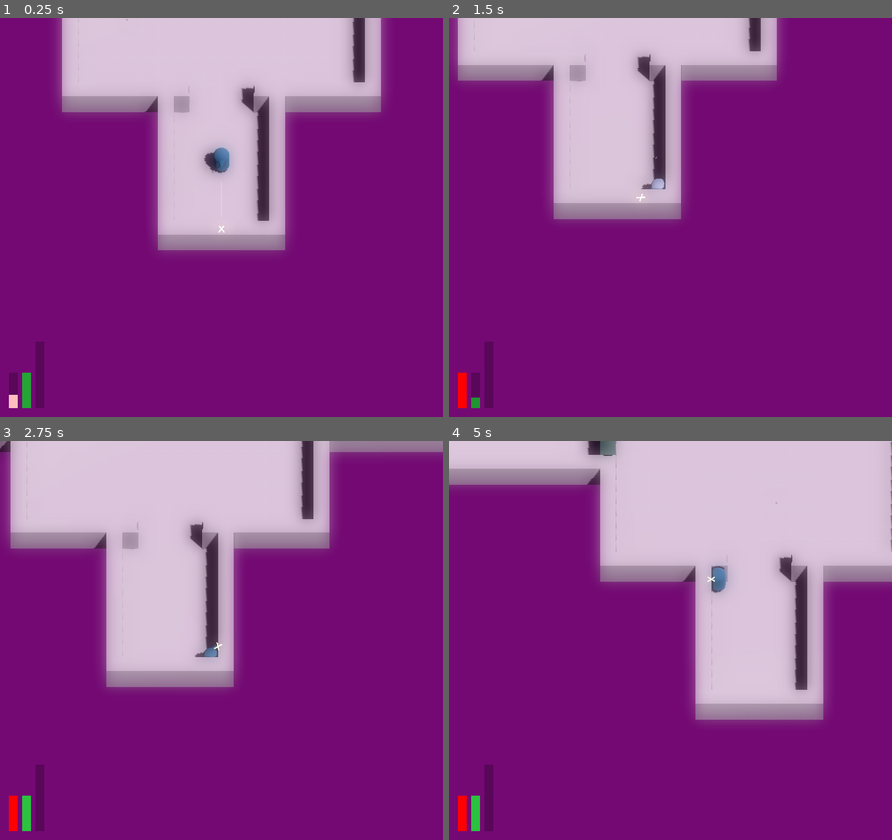
Above: before the commit, frames 1-4 (two rows, left to right).
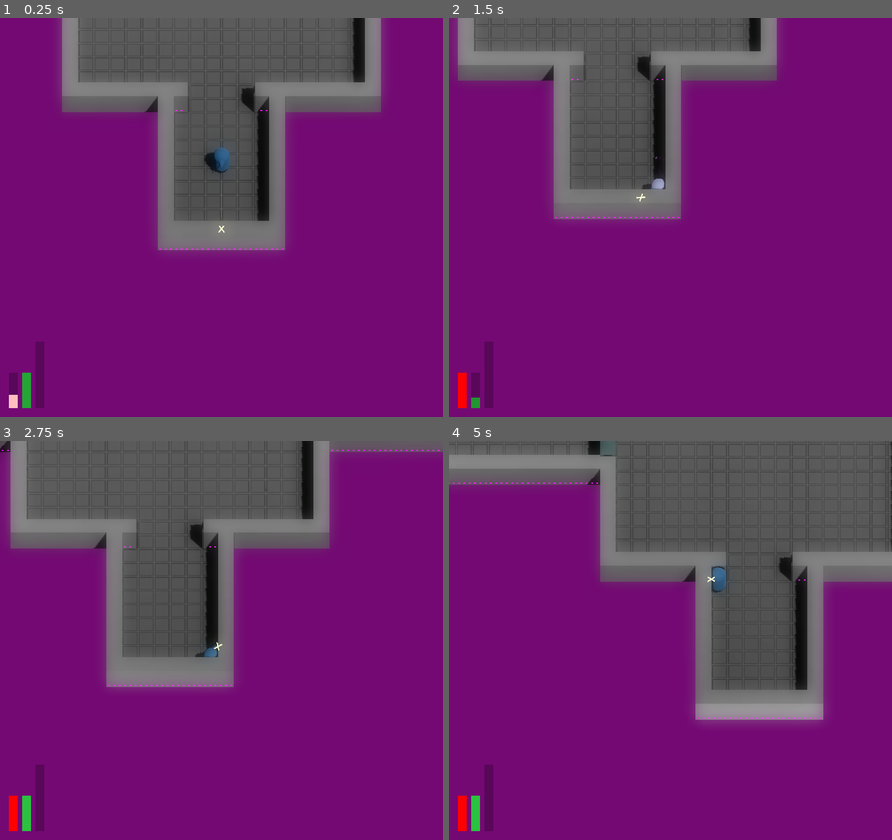
Above: after the commit, the same moments.

Repository: JackEvans24/bullet-absorb
Game: Godot game, scene res://scenes/main.tscn
Two runs of this game, one before a commit and one after it. Both use one fixed random seed, a clock stepped at 60 frames per second and the inputs below.
Inputs (mouse positions are in pixels of both pictures, inside the frame that each line leads up to):
- Up to frame 1 (0.25 s): no input
- Up to frame 2 (1.5 s): move the mouse to (767, 197) at 0.52 s; hold D (move_right) 0.53-1.28 s; hold Ctrl (absorb) 0.53-1.28 s; move the mouse to (581, 237) at 1.27 s; hold S (move_back) from 1.28 s (still down); tap Space (dash) at 1.35 s
- Up to frame 3 (2.75 s): move the mouse to (265, 552) at 2.02 s; release S (move_back) at 2.03 s; press the mouse at (265, 552) at 2.03 s; hold D (move_right) from 2.03 s (still down)
- Up to frame 4 (5 s): move the mouse to (648, 720) at 2.77 s; release D (move_right) at 2.78 s; release the mouse at (648, 720) at 2.78 s; hold W (move_forward) 2.78-3.53 s; tap Ctrl (absorb) at 2.85 s; move the mouse to (803, 700) at 3.52 s; hold A (move_left) from 3.53 s (still down); tap Space (dash) at 3.6 s; move the mouse to (537, 580) at 4.27 s; click (537, 580) at 4.35 s

The runs differ from the first frame. In frame 1, 27% of the frame differs, in the area x 14-86%, y 0-59%; in frame 2, 21%; in frame 3, 30%; in frame 4, 36%, in the area x 0-100%, y 0-70%.

Commit message:
fix: add null check to current room

Diff:
--- a/scripts/main.gd
+++ b/scripts/main.gd
@@ -29,9 +29,10 @@
 	rooms.room_reentered.connect(_on_room_reentered)
 
 func initialise_player():
-	var current_room = rooms.get_room(save_game.data.current_room)
-	if current_room:
-		player.global_position = current_room.global_position
+	if save_game.data.current_room:
+		var current_room = rooms.get_room(save_game.data.current_room)
+		if current_room:
+			player.global_position = current_room.global_position
 
 	player.damage_taken.connect(_on_damage_taken)
 	player.bullet_fired.connect(_on_bullet_fired)
